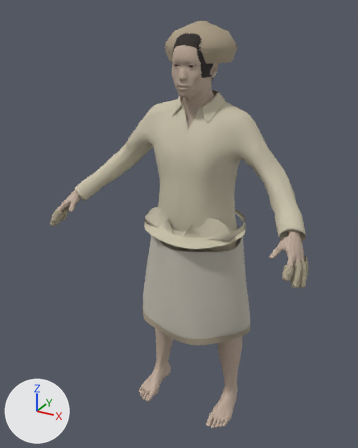
Renders of the Blender file WorkingAssets/NPCs/errand_passenger/errand_passenger_mpfb.blend from each side of a commit.
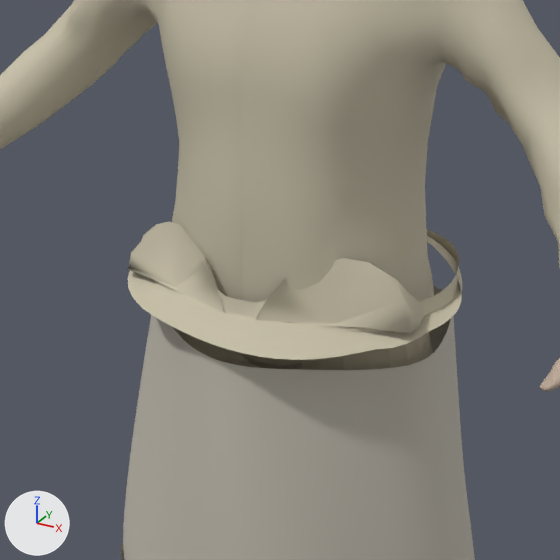
Each version is shown whole from a camera (50 mm lens) standing at (0.852, -1.715, 1.723) and looking at (-0.054, -0.069, 0.899), then close up on the part from 30% to 77% of the width and 31% to 69% of the height. Lighting does not change. The marker at lower left points along +X, +Y and +Z. The last two pictures show the newer version. Both versions are drawn at full value of the shape key 'PassengerSeatedClearance' of 'Kurta loose lower panel'; the numbers are the values there.

The first close-up shows 'Fitted cotton upper base', 'Knee length wrapped dhoti', 'Kurta loose lower panel', 'Opaque adult foundation shorts' and 1 more.
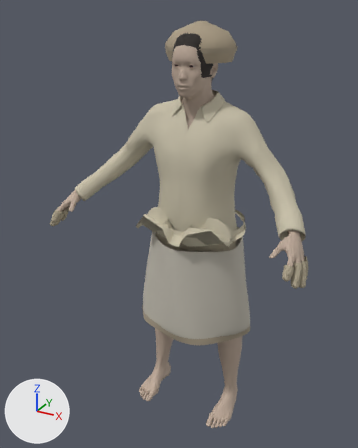
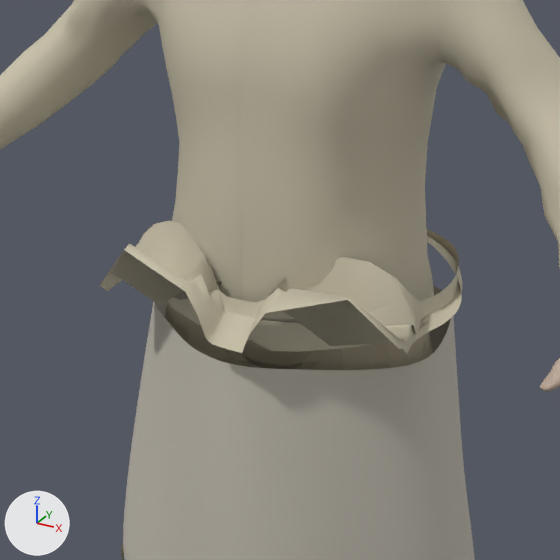
What changed in the scene script:
```text
Change me_kurta_loose_lower_panel_001:
    used by ob_kurta_loose_lower_panel; location = (0.0, 0.0, 0.0)
    remove me_kurta_loose_lower_panel_001.from_pydata(...)  # 832 vertices, 768 faces; spans x -0.21..0.219, y -0.208..0.167, z 0.872..0.979
    add me_kurta_loose_lower_panel_001.from_pydata(...)  # 832 vertices, 768 faces; spans x -0.21..0.219, y -0.218..0.167, z 0.872..0.98
    me_kurta_loose_lower_panel_001 part 1: 236 of 832 vertices moved; they spanned x -0.197..0.197, y -0.207..-0.064, z 0.872..0.979 and now span x -0.202..0.201, y -0.218..-0.064, z 0.877..0.98; mean shift (0.0, -0.002, 0.011); largest move (0.118, -0.179, 0.877) -> (0.149, -0.191, 0.962)
```

Location of each change, [x1, y1, x2, y2] in pixels of the close-ups (560 x 560 px; the box of a moved part takes in the faces that stretch with it):
'Kurta loose lower panel', reshaped (8% wider)
    before: [127, 222, 462, 360]
    after: [99, 221, 462, 355]
part 1 of me_kurta_loose_lower_panel_001, moved or reshaped
    before: [127, 222, 433, 360]
    after: [99, 221, 433, 355]
